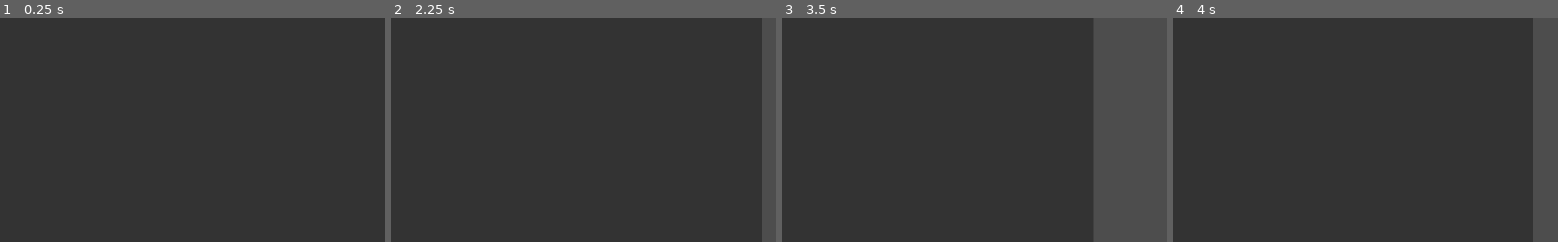
Above: before the commit, frames 1-4 (left to right).
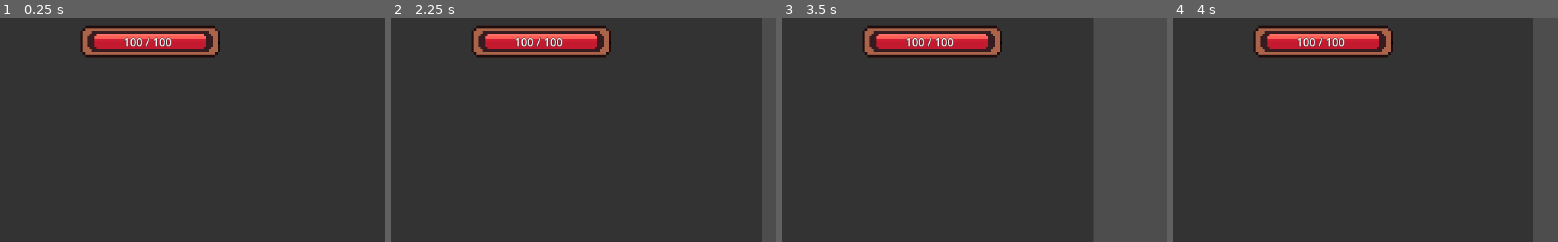
Above: after the commit, the same moments.

Repository: ondrajasnik/RocnikovyProjekt
Game: Godot game, scene res://scenes/main.tscn
The game is run twice, just before and just after one commit, with the same random seed, the same clock (stepped at 60 frames per second) and the same inputs.
Inputs (mouse positions are % of the whole screen's width and height, from its top left):
- Up to frame 1 (0.25 s): no input
- Up to frame 2 (2.25 s): tap Enter at 0.5, 2 s; move the mouse to (71, 45) at 0.52 s; hold Right (ui_right) 0.53-1.25 s; click (71, 45) at 0.67 s; tap Space at 1.25 s; drag from (27, 55) to (51, 50) at 1.27 s; move the mouse to (59, 28) at 2.02 s; hold Right (ui_right) from 2.03 s (still down)
- Up to frame 3 (3.5 s): release Right (ui_right) at 2.75 s; drag from (43, 70) to (57, 50) at 2.77 s
- Up to frame 4 (4 s): tap Space at 3.5 s; move the mouse to (79, 65) at 3.52 s; hold Left (ui_left) from 3.53 s (still down)
The pictures show only the part of the screen within x 50-100%, y 0-50%; the shares and areas given below are measured in that part.

The runs differ from the first frame. In frame 1, 3.9% of the frame differs, in the area x 21-58%, y 3-18%; in frame 2, 3.9%; in frame 3, 3.9%; in frame 4, 3.9%.

Commit message:
Add health bar UI and player animations

Diff:
--- a/scenes/main.tscn
+++ b/scenes/main.tscn
@@ -1,7 +1,8 @@
-[gd_scene load_steps=3 format=3 uid="uid://dr1t2bjwq5fi5"]
+[gd_scene load_steps=4 format=3 uid="uid://dr1t2bjwq5fi5"]
 
 [ext_resource type="PackedScene" uid="uid://d4km7udpob73a" path="res://scenes/mage.tscn" id="1"]
 [ext_resource type="PackedScene" uid="uid://dmr0fcamx7t56" path="res://addons/virtual_joystick/virtual_joystick_scene.tscn" id="2"]
+[ext_resource type="PackedScene" path="res://scenes/ui.tscn" id="3"]
 
 [node name="main" type="Node2D"]
 
@@ -40,3 +41,5 @@
 use_input_actions = false
 joystick_mode = 0
 visibility_mode = 0
+
+[node name="UI" parent="." instance=ExtResource("3")]
--- a/scenes/ui.tscn
+++ b/scenes/ui.tscn
@@ -1,38 +1,54 @@
-[gd_scene format=2]
+[gd_scene load_steps=4 format=3 uid="uid://c65tg7whw1770"]
+
+[ext_resource type="Texture2D" uid="uid://df75iob8nvrc" path="res://assets/buttons/health.png" id="1"]
+[ext_resource type="Texture2D" uid="uid://ca3duh8ybajup" path="res://assets/buttons/bar.png" id="2"]
+[ext_resource type="Script" uid="uid://bii23haldsxeq" path="res://scripts/ui.gd" id="3"]
 
 [node name="UI" type="CanvasLayer"]
+script = ExtResource("3")
 
-[node name="HealthBar" type="ProgressBar" parent="."]
-rect_min_size = Vector2(200, 20)
-anchor_left = 0.5
-anchor_top = 0
-anchor_right = 0.5
-anchor_bottom = 0
-rect_position = Vector2(-100, 10)
-max_value = 100
-value = 100
+[node name="HealthBarContainer" type="Control" parent="."]
+layout_mode = 3
+anchors_preset = 1
+anchor_left = 1.0
+anchor_right = 1.0
+offset_left = -200.0
+offset_top = 20.0
+offset_right = -20.0
+offset_bottom = 70.0
+grow_horizontal = 0
 
-[node name="ManaBar" type="ProgressBar" parent="."]
-rect_min_size = Vector2(200, 20)
-anchor_left = 0.5
-anchor_top = 0
-anchor_right = 0.5
-anchor_bottom = 0
-rect_position = Vector2(-100, 40)
-max_value = 100
-value = 100
+[node name="HealthBarFull" type="TextureRect" parent="HealthBarContainer"]
+texture_filter = 1
+layout_mode = 0
+offset_left = -239.0
+offset_top = -9.0
+offset_right = -38.0
+offset_bottom = 37.0
+texture = ExtResource("1")
+expand_mode = 1
 
-[node name="AbilityButtons" type="VBoxContainer" parent="."]
-rect_position = Vector2(10, 10)
+[node name="HealthBarEmpty" type="TextureRect" parent="HealthBarContainer"]
+texture_filter = 1
+layout_mode = 0
+offset_left = -220.0
+offset_top = 2.0
+offset_right = -56.0
+offset_bottom = 27.0
+texture = ExtResource("2")
+expand_mode = 1
 
-[node name="AbilityButton1" type="Button" parent="AbilityButtons"]
-text = "Spell 1"
-rect_min_size = Vector2(100, 40)
-
-[node name="AbilityButton2" type="Button" parent="AbilityButtons"]
-text = "Spell 2"
-rect_min_size = Vector2(100, 40)
-
-[node name="AbilityButton3" type="Button" parent="AbilityButtons"]
-text = "Spell 3"
-rect_min_size = Vector2(100, 40)
+[node name="HealthText" type="Label" parent="HealthBarContainer"]
+texture_filter = 1
+layout_mode = 0
+offset_left = -219.0
+offset_top = -18.0
+offset_right = -65.0
+offset_bottom = 47.0
+theme_override_colors/font_color = Color(1, 1, 1, 1)
+theme_override_colors/font_outline_color = Color(0, 0, 0, 1)
+theme_override_constants/outline_size = 2
+theme_override_font_sizes/font_size = 16
+text = "100 / 100"
+horizontal_alignment = 1
+vertical_alignment = 1
--- /dev/null
+++ b/scripts/ui.gd
@@ -0,0 +1,27 @@
+extends CanvasLayer
+
+@onready var health_bar_full = $HealthBarContainer/HealthBarFull
+@onready var health_bar_empty = $HealthBarContainer/HealthBarEmpty
+@onready var health_text = $HealthBarContainer/HealthText
+
+var player = null
+var max_bar_width = 164.0  # Šířka baru: -56 - (-220) = 164
+
+func _ready():
+    player = get_tree().root.find_child("PlayerMage", true, false)
+
+func _process(delta):
+    if player:
+        _update_health_bar()
+
+func _update_health_bar():
+    # Procento chybějícího HP
+    var missing_health_percent = 1.0 - (float(player.current_hp) / float(player.max_hp))
+
+    # Tmavý bar překrývá zprava doleva podle chybějícího HP
+    var empty_width = max_bar_width * missing_health_percent
+    health_bar_empty.size.x = empty_width
+    # Posun tmavý bar doprava podle tvé pozice
+    health_bar_empty.position.x = -220.0 + (max_bar_width - empty_width)
+
+    health_text.text = str(player.current_hp) + " / " + str(player.max_hp)
Binary file added: assets/buttons/UIbuttons.png
Not shown, added: assets/buttons/UIbuttons.png.import
Binary file added: assets/buttons/bar.png
Not shown, added: assets/buttons/bar.png.import
Binary file added: assets/buttons/health.png
Not shown, added: assets/buttons/health.png.import
Not shown, added: scripts/ui.gd.uid
